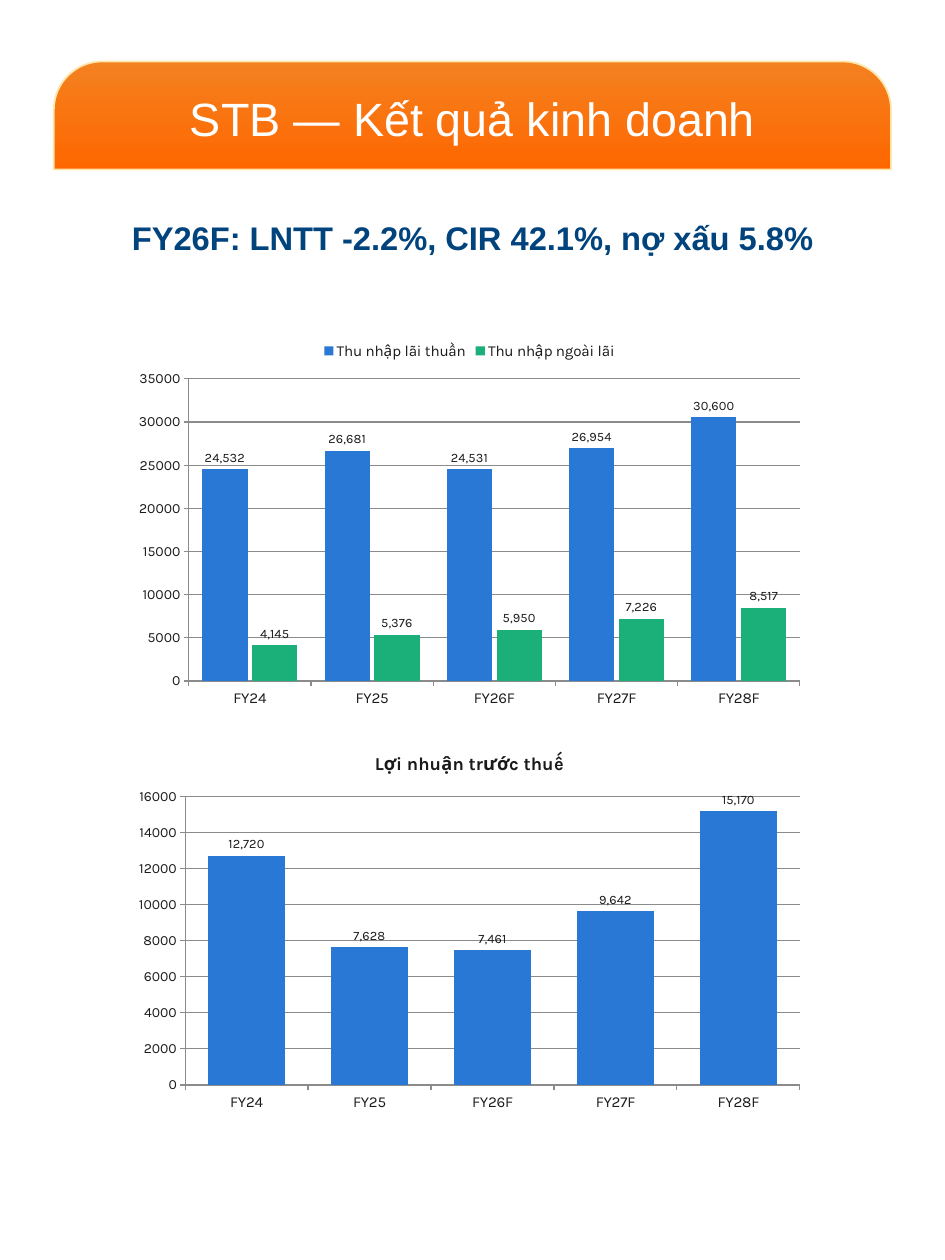
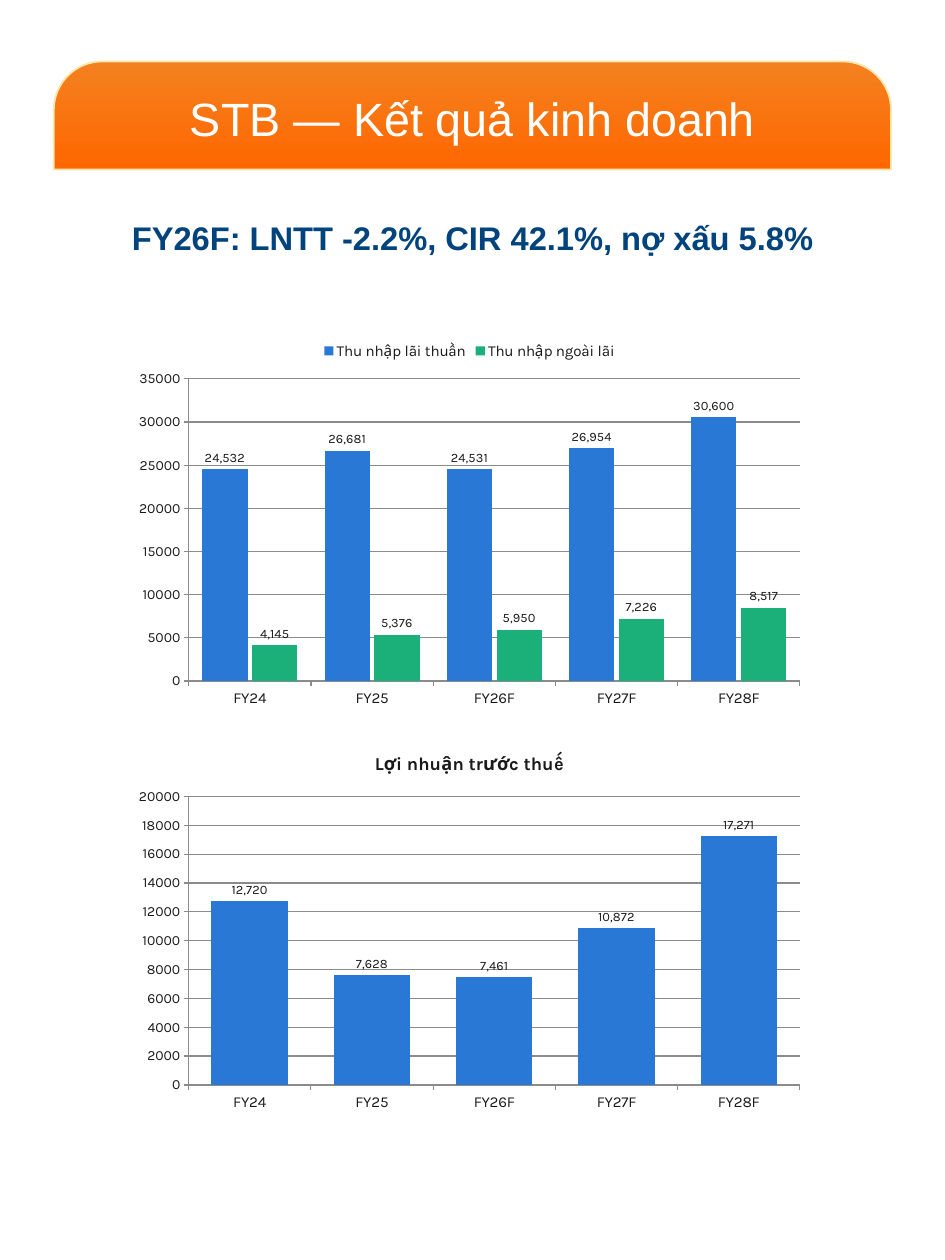
Before and after one commit to datquanton/verbose-guide, a slide deck: slide 8 of MASVN_Mobile_Report_STB_FPT_2Q26_EN_VN.pptx. Drawn at 945x1260 pixels with LibreOffice and Linux fonts; fonts in the diff are those of the drawing; background and template pictures are left out. Boxes give left, top, right and bottom in pixels: in the first picture for what was removed or moved away, otherwise in the second. Text is boxed around its words. In the diff, an @@ line names an element or a change of style, - is before the commit and + after.

```diff
--- a/MASVN_Mobile_Report_STB_FPT_2Q26_EN_VN.pptx
+++ b/MASVN_Mobile_Report_STB_FPT_2Q26_EN_VN.pptx
@@ column chart at [125,737,814,1119] @@
@@ Lợi nhuận trước thuế, FY27F: 9642 to 10872 @@
@@ Lợi nhuận trước thuế, FY28F: 15170 to 17271 @@
```
Also in this commit, not shown: 7 other slides changed, 11 other files.
